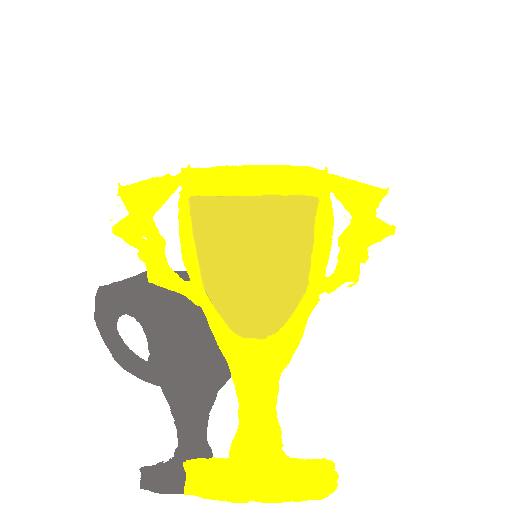
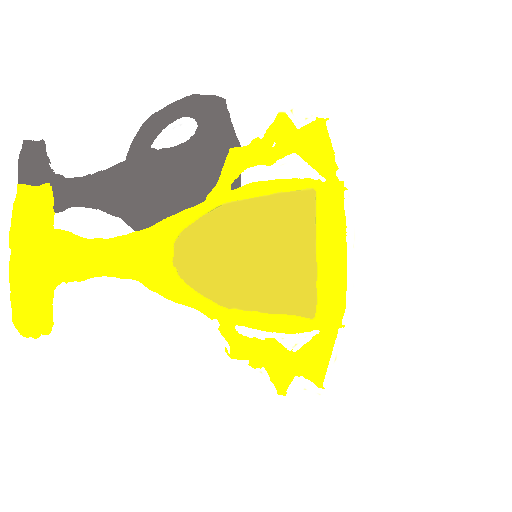
Comparing the layer stacks of the two 512×512 images. Changes:
added layer "Layer 3" above "Base Color schem" over (x1=9, y1=94, x2=396, y2=503)
hid "Base Color schem" over (x1=107, y1=156, x2=396, y2=503)
hid "siloute back" over (x1=94, y1=270, x2=282, y2=494)
